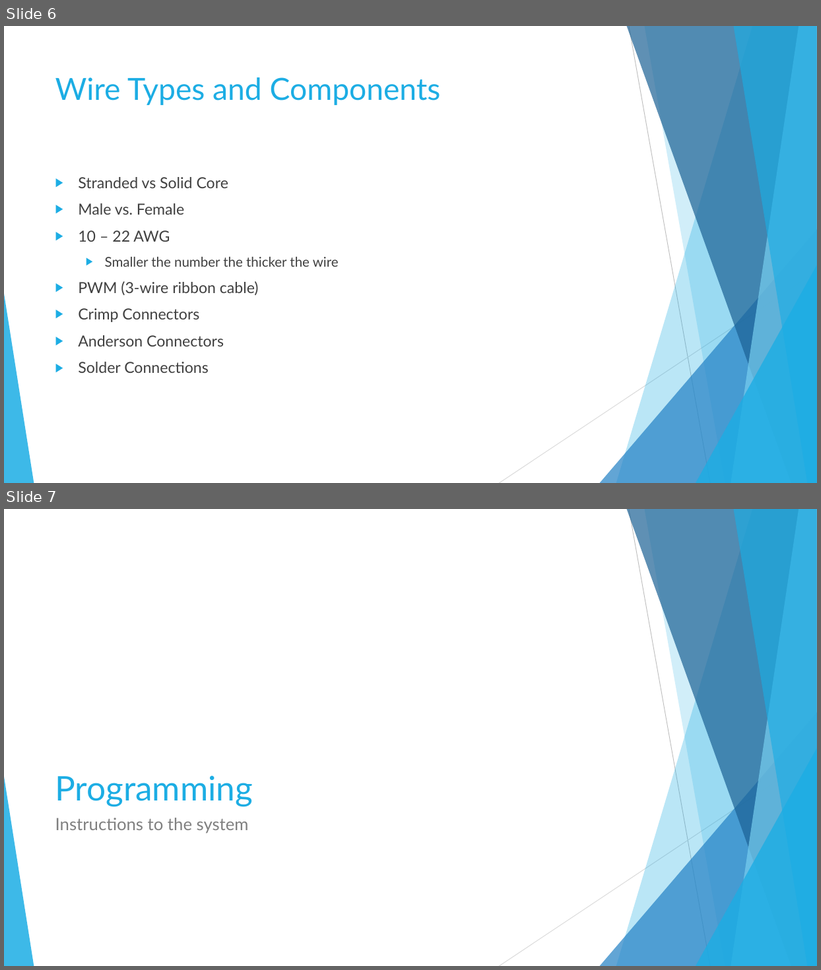
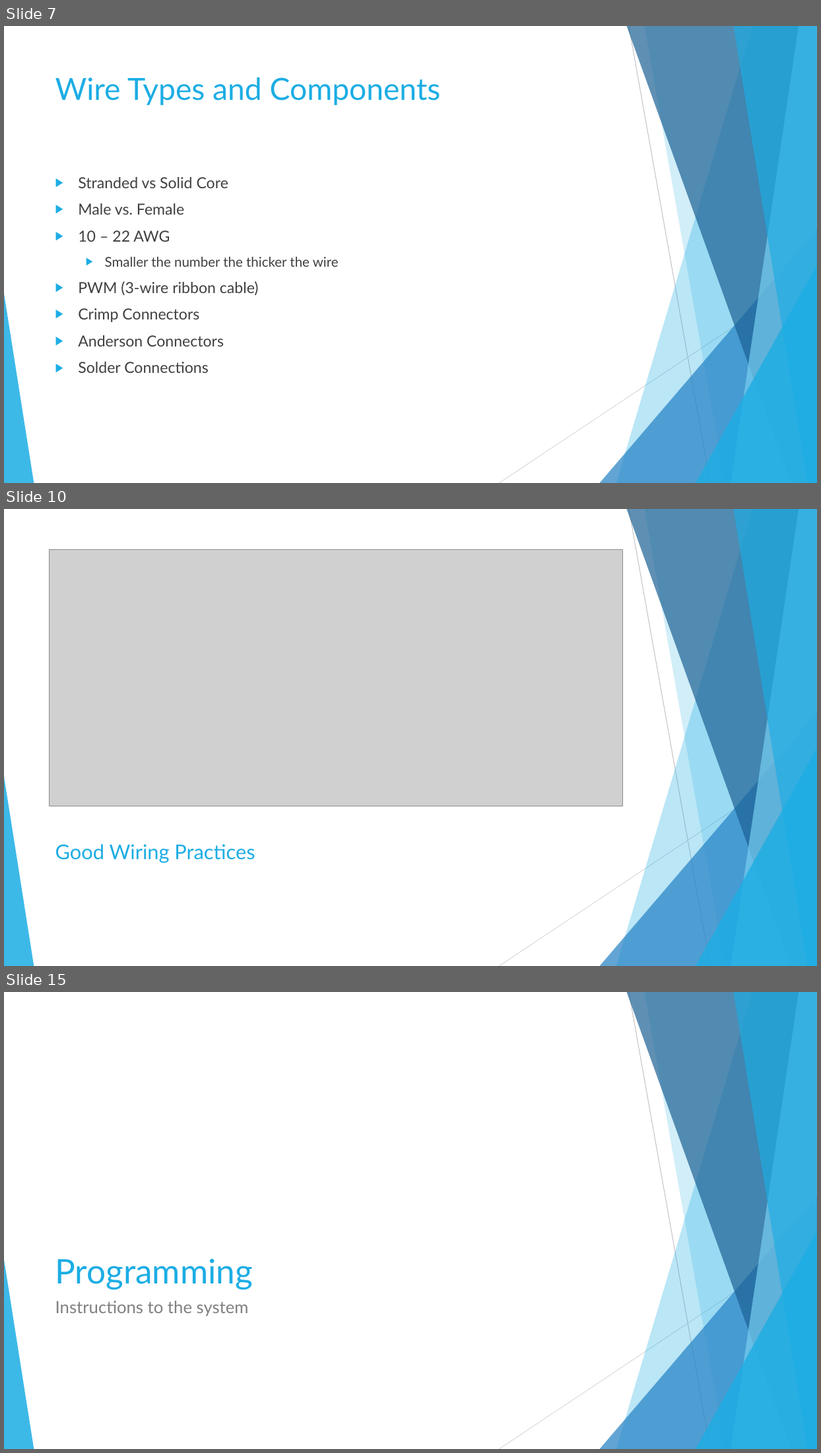
Before and after one commit to RoboEagles/Resources, a slide deck: Lessons/Control Systems.pptx. Shown one above the other, each under a label of ours: slides 6 and 7 before the commit, slides 7, 10 and 15 after it; the slides between them are not shown. The pictures are 821x970 and 821x1453 pixels, drawn with LibreOffice and Linux fonts; fonts in the diff are those of the drawing; grey boxes stand for pictures. Boxes give left, top, right and bottom in pixels: in the first picture for what was removed or moved away, otherwise in the second. Text is boxed around its words. In the diff, an @@ line names an element or a change of style, - is before the commit and + after.

```diff
--- a/Lessons/Control Systems.pptx
+++ b/Lessons/Control Systems.pptx
@@ slide 10 added at box(4, 509, 817, 966), background #FFFFFF; not listed: 10 template elements that a slide beside it also shows @@
@@ picture added at box(49, 550, 622, 807) @@
@@ title added at box(55, 844, 255, 863), 24 pt, text #1CADE4 @@
+Good Wiring Practices
@@ what was slide 6 is now slide 7 @@
@@ what was slide 7 is now slide 15 @@
```
Also in this commit, not shown: 8 other slides added, 1 slide removed.
